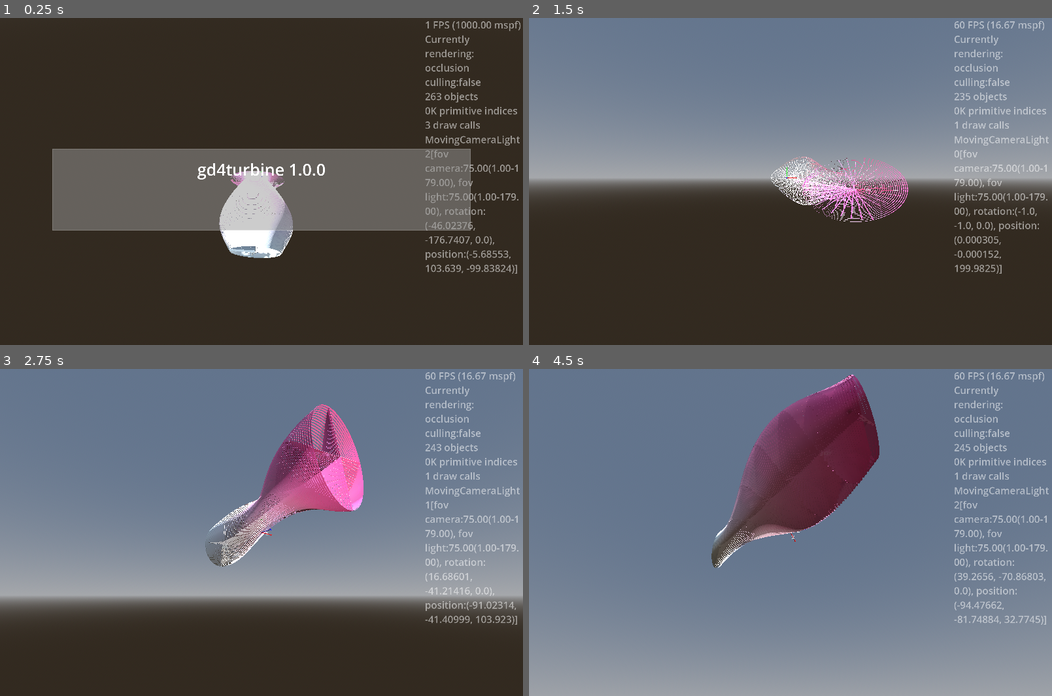
Above: before the commit, frames 1-4 (two rows, left to right).
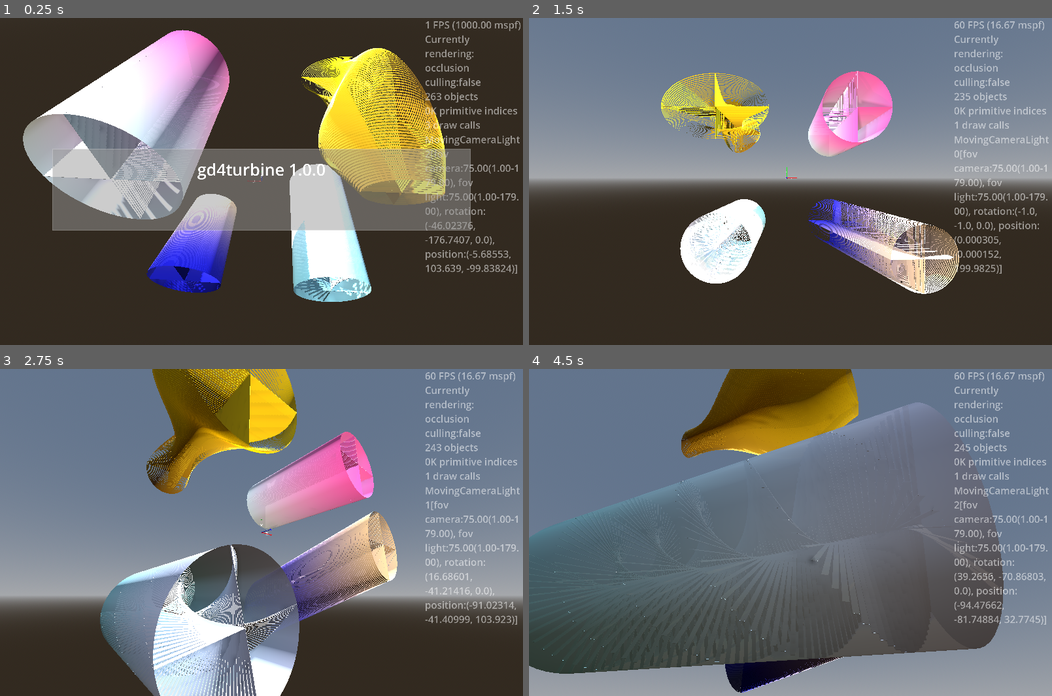
Above: after the commit, the same moments.

Repository: kasworld/gd4turbine
Game: Godot game, scene res://main.tscn
Same seed, same stepped clock (60 frames per second), same inputs: the game is played once before the commit and once after it.
Inputs (mouse positions are in pixels of both pictures, inside the frame that each line leads up to):
- Up to frame 1 (0.25 s): no input
- Up to frame 2 (1.5 s): tap Enter at 0.5 s; move the mouse to (905, 165) at 0.52 s; hold Right 0.53-1.28 s; tap Q at 0.6 s; click (905, 165) at 0.67 s; move the mouse to (685, 197) at 1.27 s; hold Down from 1.28 s (still down); tap E at 1.35 s
- Up to frame 3 (2.75 s): move the mouse to (313, 460) at 2.02 s; release Down at 2.03 s; hold Right from 2.03 s (still down); tap Enter at 2.1 s
- Up to frame 4 (4.5 s): move the mouse to (764, 597) at 2.77 s; release Right at 2.78 s; hold Up 2.78-3.53 s; tap Q at 2.85 s; click (764, 597) at 2.92 s; move the mouse to (947, 581) at 3.52 s; hold Left from 3.53 s (still down); tap E at 3.6 s; move the mouse to (633, 483) at 4.27 s; tap Enter at 4.35 s

The runs differ from the first frame. In frame 1, 34% of the frame differs, in the area x 4-86%, y 3-87%; in frame 2, 13%; in frame 3, 30%; in frame 4, 48%, in the area x 0-91%, y 0-99%.

Commit message:
update turbine_demo

Diff:
--- a/main.gd
+++ b/main.gd
@@ -53,13 +53,22 @@
 	start_all_animation()
 
 
-var turbine :Turbine
+var turbine_list :Array
 func turbine_demo() -> void:
-	turbine = preload("res://turbine/turbine.tscn").instantiate(
-		).init_basic(WorldSize.x,WorldSize.z / 4, 1, 4).set_color_all(random_color(),random_color(),
-		).set_transform_all(Turbine.scale_1, Turbine.shift_zero, Turbine.rotate_PI)
-	#turbine.rotation.y = PI/4
-	add_child(turbine)
+	for pos in [
+		Vector3(WorldSize.x/2,WorldSize.y/2,0),
+		Vector3(-WorldSize.x/2,WorldSize.y/2,0),
+		Vector3(WorldSize.x/2,-WorldSize.y/2,0),
+		Vector3(-WorldSize.x/2,-WorldSize.y/2,0),]:
+		var tb = preload("res://turbine/turbine.tscn").instantiate(
+			).init_sample(WorldSize.x,WorldSize.z / 4, 1, 4, random_color(),random_color())
+		turbine_list.append(tb)
+		tb.position = pos
+		add_child(tb)
+
+func make_turbine() -> Turbine:
+	return preload("res://turbine/turbine.tscn").instantiate(
+			).init_sample(WorldSize.x,WorldSize.z / 4, 1, 4, random_color(),random_color())
 func scale_lambda(period :float) -> Callable:
 	return func(rate):
 		var x = (cos(rate*PI*2 + period)+2) * (rate/4+0.25)
@@ -71,14 +80,14 @@
 func rotate_lambda(rad :float) -> Callable:
 	return func(rate):
 		return PI*rate*rad
-
 func turbine_rotate() -> void:
 	var t := Time.get_unix_time_from_system()
 	var rad := fposmod(t , PI*2)
 	#turbine.rotation.z = rad
-	turbine.set_transform_all(
-		scale_lambda(rad), shift_lambda(rad), rotate_lambda(rad)
-		)
+	turbine_list[0].set_transform_all(Turbine.scale_1, Turbine.shift_zero, Turbine.rotate_zero)
+	turbine_list[1].set_transform_all(scale_lambda(rad), Turbine.shift_zero, Turbine.rotate_zero)
+	turbine_list[2].set_transform_all(Turbine.scale_1, shift_lambda(rad), Turbine.rotate_zero)
+	turbine_list[3].set_transform_all(Turbine.scale_1, Turbine.shift_zero, rotate_lambda(rad))
 func random_color() -> Color:
 	return NamedColorList.color_list.pick_random()[0]
 
